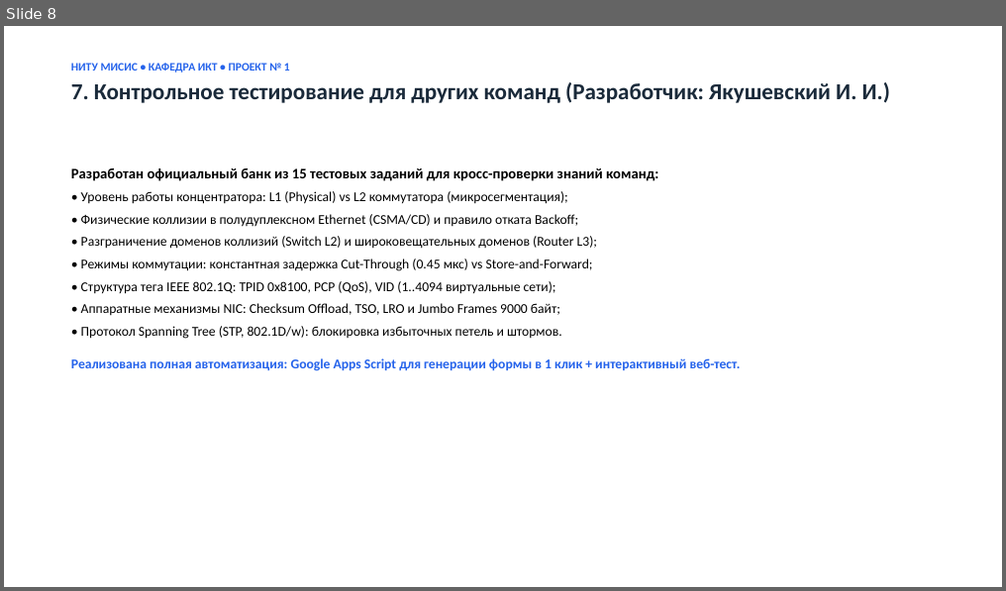
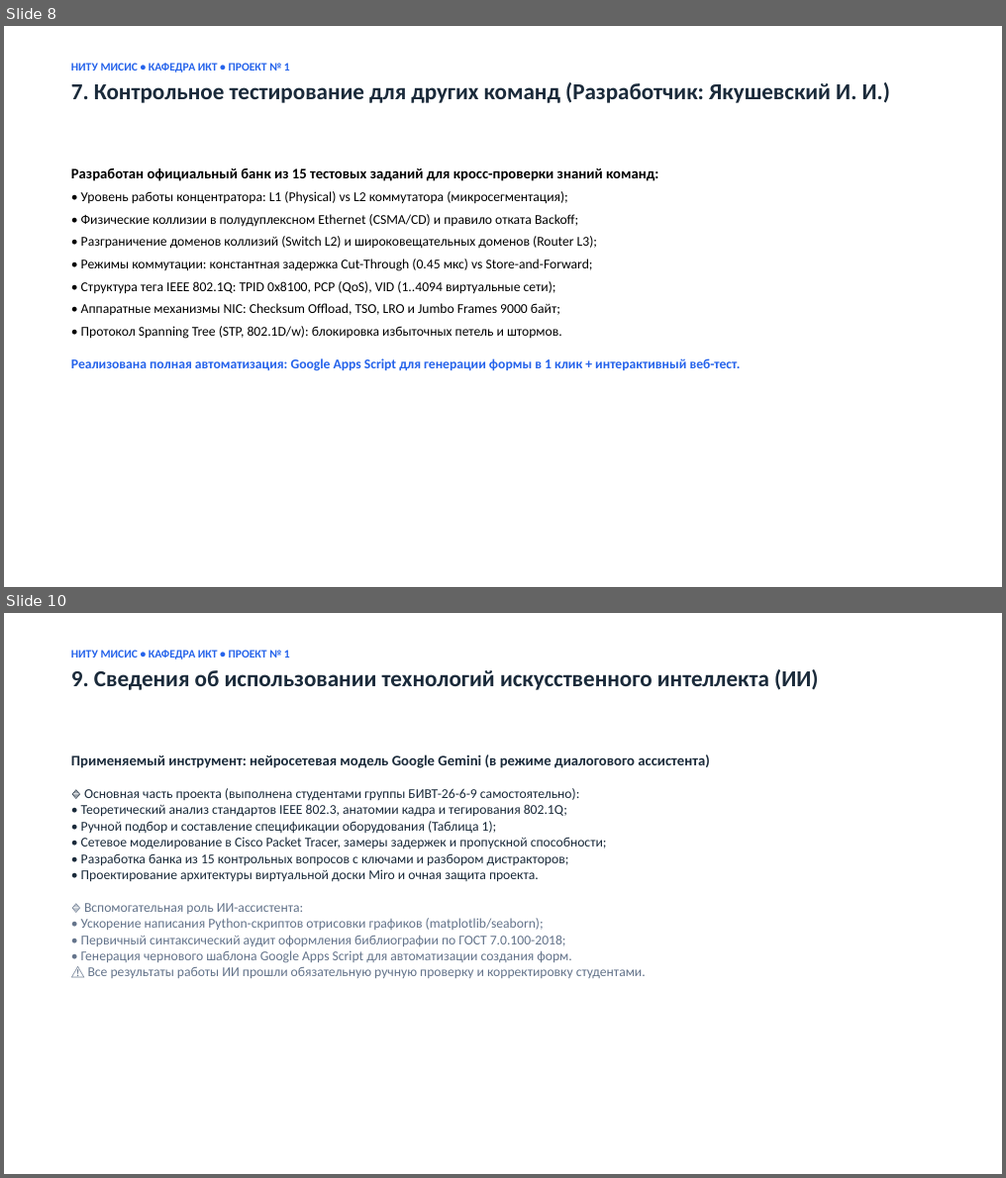
Before and after one commit to kukes-misis/network-ethernet-project1, a slide deck: docs/Презентация_ПР4_Проект1_Микитенко_Ерепов.pptx. Shown one above the other, each under a label of ours: slide 8 before the commit, slides 8 and 10 after it; the slides between them are not shown. The pictures are 1006x591 and 1006x1178 pixels, drawn with LibreOffice and Linux fonts; fonts in the diff are those of the drawing. Boxes give left, top, right and bottom in pixels: in the first picture for what was removed or moved away, otherwise in the second. Text is boxed around its words. In the diff, an @@ line names an element or a change of style, - is before the commit and + after.

Commit message:
feat: update patronymic to Vasilievich, add AI disclosure (Gemini) to report and presentation, update Miro board docs

```diff
--- a/docs/Презентация_ПР4_Проект1_Микитенко_Ерепов.pptx
+++ b/docs/Презентация_ПР4_Проект1_Микитенко_Ерепов.pptx
@@ slide 10 added at [4, 613, 1002, 1174], background #FFFFFF @@
@@ text added at [71, 650, 818, 690], 22 pt, text #1A2A3A, bold @@
+НИТУ МИСИС • КАФЕДРА ИКТ • ПРОЕКТ № 1
+9. Сведения об использовании технологий искусственного интеллекта (ИИ)
@@ text added at [71, 755, 710, 978], 13 pt, text #1A2A3A @@
+Применяемый инструмент: нейросетевая модель Google Gemini (в режиме диалогового ассистента)
+🔹 Основная часть проекта (выполнена студентами группы БИВТ-26-6-9 самостоятельно):
+• Теоретический анализ стандартов IEEE 802.3, анатомии кадра и тегирования 802.1Q;
+• Ручной подбор и составление спецификации оборудования (Таблица 1);
+• Сетевое моделирование в Cisco Packet Tracer, замеры задержек и пропускной способности;
+• Разработка банка из 15 контрольных вопросов с ключами и разбором дистракторов;
+• Проектирование архитектуры виртуальной доски Miro и очная защита проекта.
+🔹 Вспомогательная роль ИИ-ассистента:
+• Ускорение написания Python-скриптов отрисовки графиков (matplotlib/seaborn);
+• Первичный синтаксический аудит оформления библиографии по ГОСТ 7.0.100-2018;
+• Генерация чернового шаблона Google Apps Script для автоматизации создания форм.
+⚠️ Все результаты работы ИИ прошли обязательную ручную проверку и корректировку студентами.
```
Also in this commit, not shown: 2 slides changed, 38 other files.
